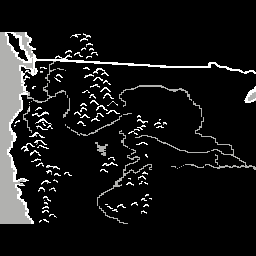
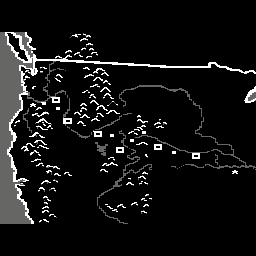
Before/after of a 256px x 256px layered artwork. What changed in the layer stack:
added layer "Pasted Layer #24" above "Pasted Layer #20" over [0, 32, 256, 224]
painted on "Pasted Layer #20" over [0, 32, 256, 224]
